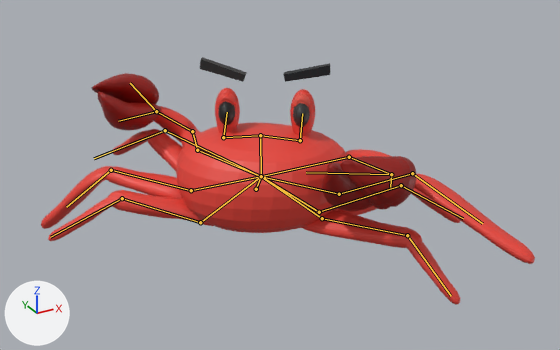
Two versions of the glTF model files/crab.glb, one commit apart.
Before and after are seen from a 50 mm lens placed at (-3.82, -6.87, 5.03), pointed at (0.05, 0.17, 1.51). The axes (+X, +Y, +Z) are drawn at lower left. The lights are the same throughout. Both versions are drawn at frame 38 of the action '[Akcja odłożona].003'; the numbers are the values there. The bones that bend it are drawn over the model as lines.

Names of what the first picture shows: 'Kostka'.
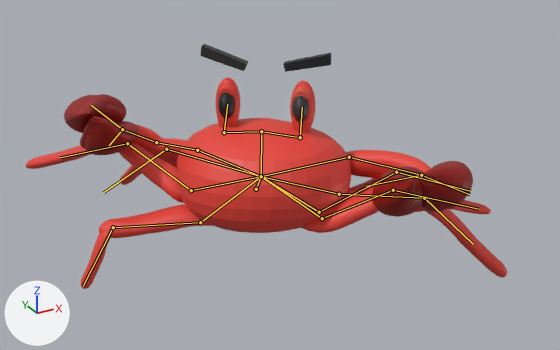
Changed parts and their boxes (x1, y1, x2, y2) in the pictures (560 x 350 px):
'Kostka', posed
    before: (41, 57, 535, 305)
    after: (26, 44, 507, 289)
bone 'Bone.002', root to tip
    before: (197, 150) to (192, 131)
    after: (197, 150) to (156, 142)
bone 'Bone.003', root to tip
    before: (192, 131) to (156, 111)
    after: (156, 142) to (122, 129)
bone 'Bone.007', root to tip
    before: (349, 157) to (391, 174)
    after: (349, 157) to (421, 175)
bone 'Bone.028', root to tip
    before: (261, 176) to (260, 135)
    after: (261, 176) to (261, 131)
bone 'Bone.011', root to tip
    before: (200, 222) to (122, 198)
    after: (200, 222) to (113, 227)
bone 'Bone.012', root to tip
    before: (122, 198) to (50, 237)
    after: (113, 227) to (83, 286)
bone 'Bone.014', root to tip
    before: (191, 190) to (111, 170)
    after: (191, 190) to (127, 143)
bone 'Bone.017', root to tip
    before: (261, 176) to (165, 130)
    after: (261, 176) to (166, 149)
bone 'Bone.020', root to tip
    before: (319, 212) to (401, 185)
    after: (319, 212) to (396, 172)
bone 'Bone.023', root to tip
    before: (339, 194) to (412, 173)
    after: (339, 194) to (424, 198)
bone 'Bone.024', root to tip
    before: (412, 173) to (482, 223)
    after: (424, 198) to (473, 244)
bone 'Bone.026', root to tip
    before: (322, 218) to (407, 235)
    after: (322, 218) to (393, 190)

The change, as a list of edits to the scene's bpy script:
```text
Change bone_bone_002:
    where bone_bone_002 = bpy.data.objects['Szkielet'].pose.bones['Bone.002']  # child of 'Bone.001'
    bone_bone_002.rotation_quaternion: (0.661, 0.485, -0.288, -0.494) -> (0.884, 0.227, -0.399, -0.09)  # degrees (69, 6, -70) -> degrees (39, -42, -27)
Change bone_bone_003:
    where bone_bone_003 = bpy.data.objects['Szkielet'].pose.bones['Bone.003']  # child of 'Bone.002'
    bone_bone_003.rotation_quaternion: (0.861, 0.311, 0.057, 0.398) -> (0.903, 0.379, -0.007, 0.202)  # degrees (36, -9, 47) -> degrees (44, -10, 21)
Change bone_bone_007:
    where bone_bone_007 = bpy.data.objects['Szkielet'].pose.bones['Bone.007']  # child of 'Bone.006'
    bone_bone_007.rotation_quaternion: (0.961, 0.011, -0.138, 0.241) -> (0.981, 0.163, -0.078, 0.064)  # degrees (-3, -16, 28) -> degrees (18, -10, 6)
Change bone_bone_028:
    where bone_bone_028 = bpy.data.objects['Szkielet'].pose.bones['Bone.028']  # child of 'Bone'
    bone_bone_028.rotation_quaternion: (0.999, -0.007, 0.041, -0.004) -> (1.0, 0.0, 0.002, 0.0)  # degrees (-1, 5, 0) -> degrees (0, 0, 0)
    bone_bone_028.scale: (1.0, 1.02, 1.0) -> (1.0, 1.12, 1.0)
Change bone_bone_011:
    where bone_bone_011 = bpy.data.objects['Szkielet'].pose.bones['Bone.011']  # child of 'Bone.010'
    bone_bone_011.rotation_quaternion: (0.962, 0.22, 0.153, 0.06) -> (0.999, -0.015, 0.038, -0.001)  # degrees (27, 16, 11) -> degrees (-2, 4, 0)
Change bone_bone_012:
    where bone_bone_012 = bpy.data.objects['Szkielet'].pose.bones['Bone.012']  # child of 'Bone.011'
    bone_bone_012.rotation_quaternion: (0.983, 0.115, 0.086, -0.118) -> (1.0, 0.014, 0.011, -0.014)  # degrees (12, 11, -12) -> degrees (2, 1, -2)
Change bone_bone_014:
    where bone_bone_014 = bpy.data.objects['Szkielet'].pose.bones['Bone.014']  # child of 'Bone.013'
    bone_bone_014.rotation_quaternion: (0.985, 0.155, 0.057, -0.047) -> (0.92, 0.382, 0.073, -0.041)  # degrees (18, 7, -4) -> degrees (45, 10, -1)
Change bone_bone_017:
    where bone_bone_017 = bpy.data.objects['Szkielet'].pose.bones['Bone.017']  # child of 'Bone'
    bone_bone_017.rotation_quaternion: (0.992, 0.059, -0.033, -0.106) -> (1.0, 0.007, -0.004, -0.013)  # degrees (7, -3, -12) -> degrees (1, 0, -2)
Change bone_bone_020:
    where bone_bone_020 = bpy.data.objects['Szkielet'].pose.bones['Bone.020']  # child of 'Bone.019'
    bone_bone_020.rotation_quaternion: (0.974, 0.196, -0.106, -0.035) -> (0.941, 0.326, -0.087, -0.027)  # degrees (23, -11, -6) -> degrees (39, -8, -6)
Change bone_bone_023:
    where bone_bone_023 = bpy.data.objects['Szkielet'].pose.bones['Bone.023']  # child of 'Bone.022'
    bone_bone_023.rotation_quaternion: (0.872, 0.362, -0.264, -0.198) -> (0.998, 0.044, -0.032, -0.024)  # degrees (51, -18, -34) -> degrees (5, -4, -3)
Change bone_bone_024:
    where bone_bone_024 = bpy.data.objects['Szkielet'].pose.bones['Bone.024']  # child of 'Bone.023'
    bone_bone_024.rotation_quaternion: (0.998, -0.041, -0.002, 0.043) -> (0.995, 0.093, -0.016, 0.034)  # degrees (-5, 0, 5) -> degrees (11, -2, 4)
Change bone_bone_026:
    where bone_bone_026 = bpy.data.objects['Szkielet'].pose.bones['Bone.026']  # child of 'Bone.025'
    bone_bone_026.rotation_quaternion: (0.98, 0.191, -0.053, -0.015) -> (0.852, 0.509, 0.102, 0.068)  # degrees (22, -6, -3) -> degrees (62, 6, 13)
```
